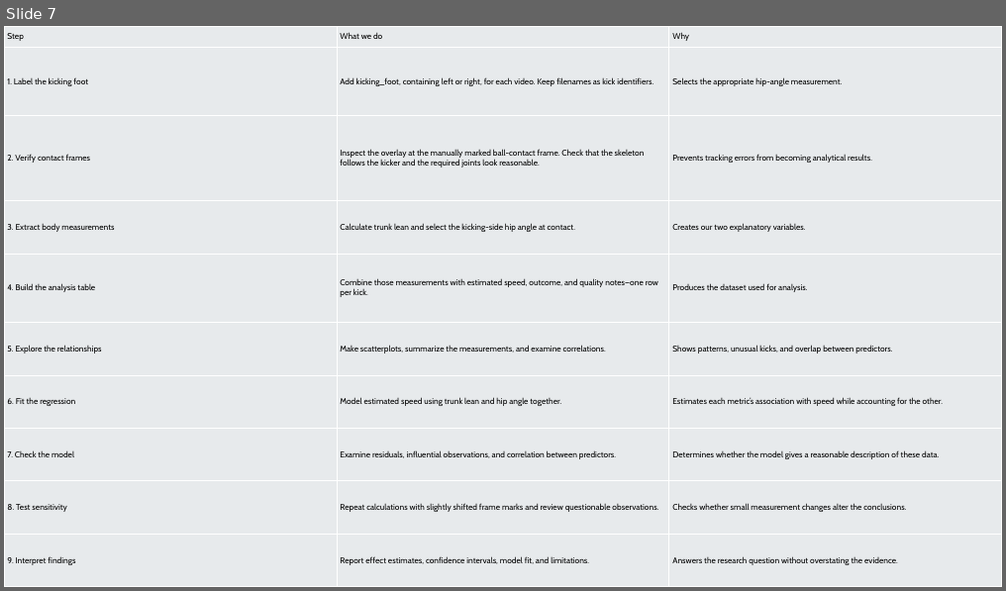
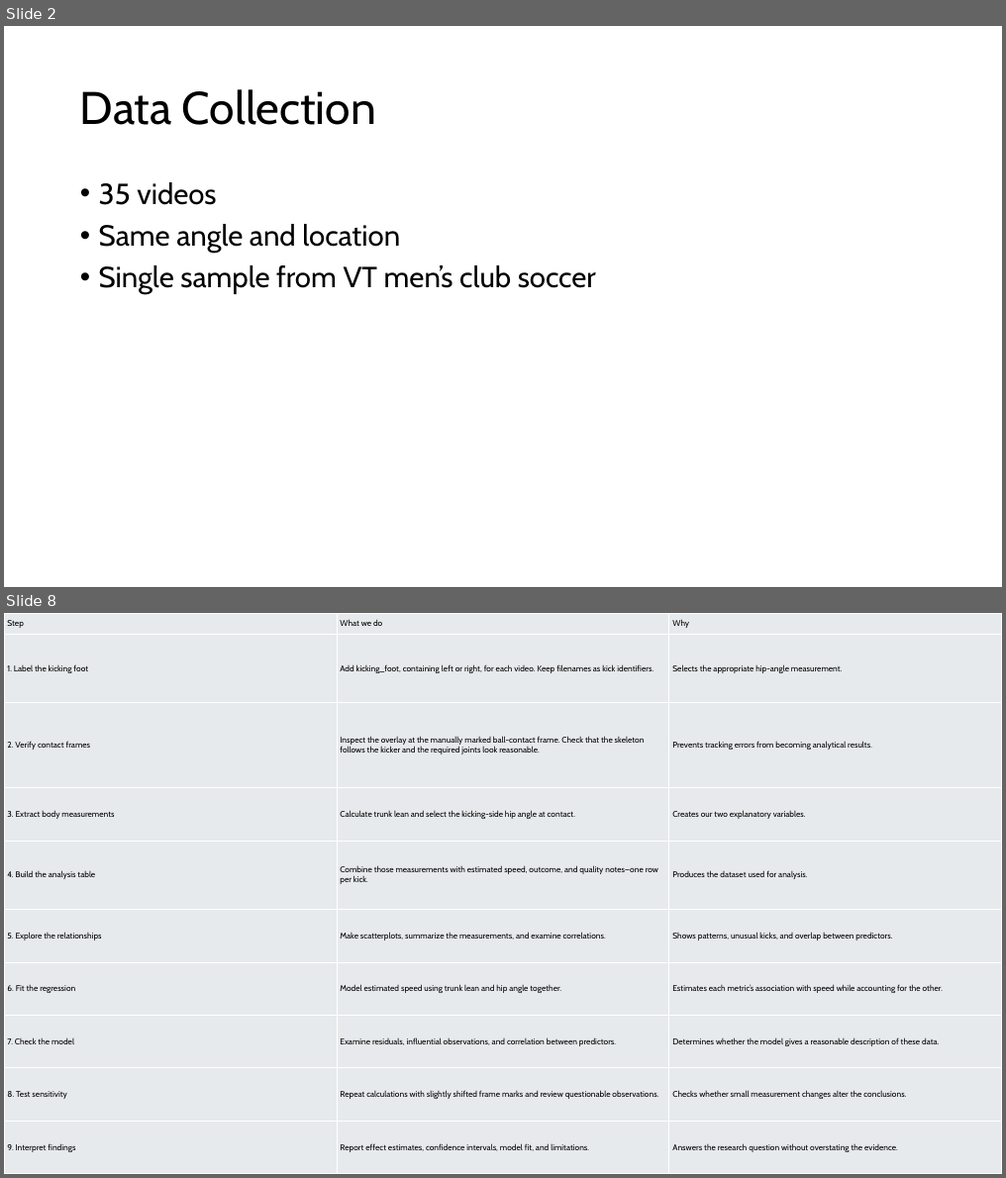
Before and after one commit to emmyregal/Soccer-Computer-Vision, a slide deck: Presentation.pptx. Shown one above the other, each under a label of ours: slide 7 before the commit, slides 2 and 8 after it; the slides between them are not shown. The pictures are 1006x591 and 1006x1178 pixels, drawn with LibreOffice and Linux fonts; fonts in the diff are those of the drawing. Boxes give left, top, right and bottom in pixels: in the first picture for what was removed or moved away, otherwise in the second. Text is boxed around its words. In the diff, an @@ line names an element or a change of style, - is before the commit and + after.

Commit message:
stat analysis for trunk and hip angle(bust) and then ppt update accordingly

```diff
--- a/Presentation.pptx
+++ b/Presentation.pptx
@@ slide 2 added at (4, 26, 1002, 587), background #FFFFFF @@
@@ title added at (80, 89, 376, 125), 44 pt, text #000000 @@
+Data Collection
@@ text added at (99, 182, 596, 294), 28 pt, text #000000 @@
+• 35 videos
+• Same angle and location
+• Single sample from VT men’s club soccer
@@ what was slide 7 is now slide 8 @@
```
Also in this commit, not shown: 2 slides changed, 2 other slides added, 2 slides removed, 3 other files.
